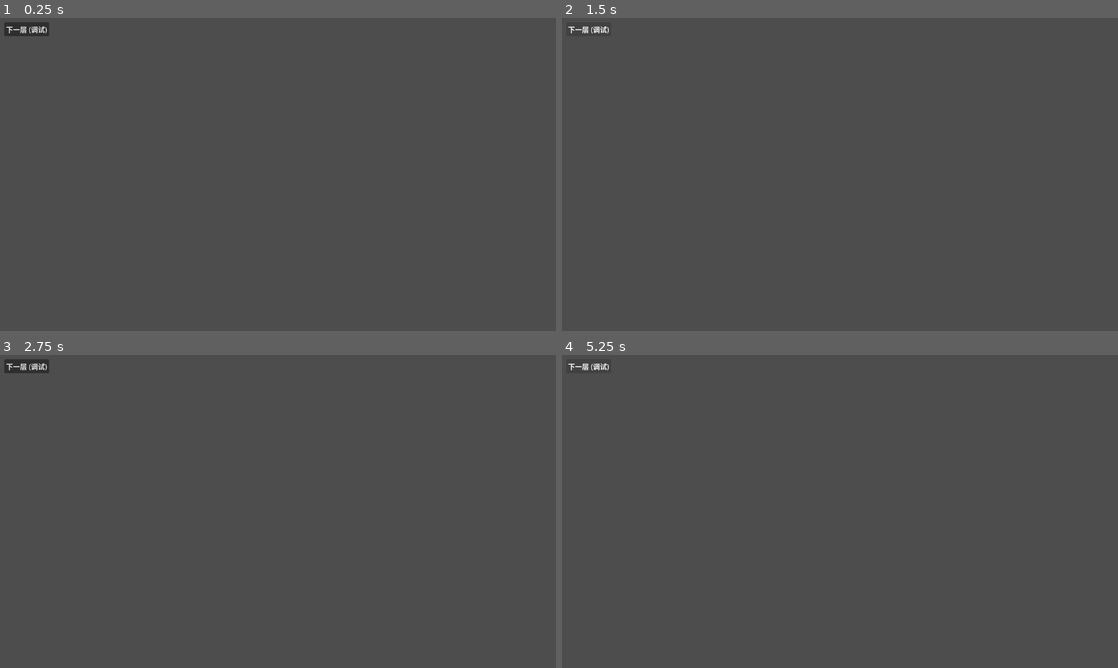
Above: before the commit, frames 1-4 (two rows, left to right).
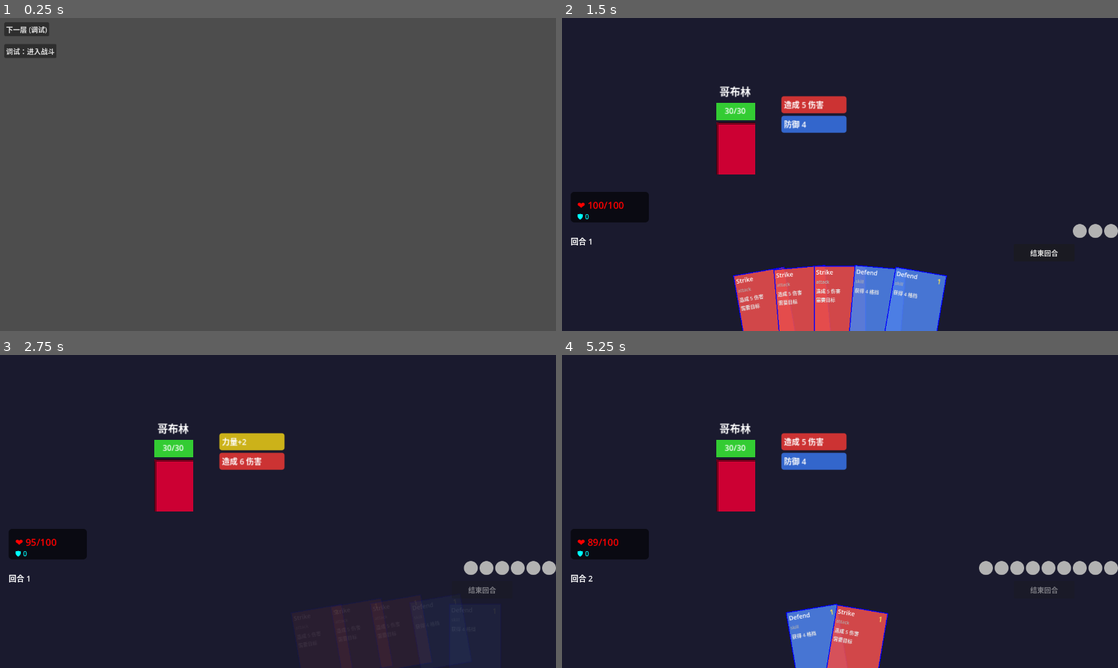
Above: after the commit, the same moments.

Repository: FiveMarksCoding/CardGame
Game: Godot game, scene res://scenes/Main.tscn
Two runs of this game, one before a commit and one after it. Both use one fixed random seed, a clock stepped at 60 frames per second and the inputs below.
Inputs (mouse positions are in pixels of both pictures, inside the frame that each line leads up to):
- Up to frame 1 (0.25 s): no input
- Up to frame 2 (1.5 s): click (589, 52) at 0.5 s, where only the run after the commit has a clickable "调试：进入战斗"; click "下一层 (调试)" at 1.25 s
- Up to frame 3 (2.75 s): click (483, 589) at 2 s, where only the run after the commit has a clickable "结束回合"
- Up to frame 4 (5.25 s): click "下一层 (调试)" at 2.75 s; click (589, 389) at 3.5 s, where only the run after the commit has a clickable "调试：进入战斗"; click (1045, 589) at 4.25 s, where only the run after the commit has a clickable "结束回合"; click "下一层 (调试)" at 5 s

The runs differ from the first frame. In frame 1, 0.4% of the frame differs, in the area x 0-11%, y 8-13%; in frame 2, 100%, in the area x 0-100%, y 0-100%; in frame 3, 100%; in frame 4, 100%.

Commit message:
1011重构02：CardLib

Diff:
--- a/card-game/project.godot
+++ b/card-game/project.godot
@@ -17,10 +17,10 @@
 
 [autoload]
 
+CardLib="*uid://3bdneqyjgtag"
 GameState="*uid://btn4v3v6swnjn"
 GlobalSignals="*uid://4jgsbv8dypfl"
 MapManager="*uid://ddfodmyhrrikg"
-CardLib="*uid://3bdneqyjgtag"
 
 [display]
 
--- /dev/null
+++ b/card-game/resources/cards/defend.tres
@@ -0,0 +1,14 @@
+[gd_resource type="Resource" script_class="CardData" format=3 uid="uid://bbu4fqhsr8fcr"]
+
+[ext_resource type="Script" uid="uid://d5w23iqpyp4q" path="res://scripts/data/CardData.gd" id="1_sf5wv"]
+
+[resource]
+script = ExtResource("1_sf5wv")
+id = "defend"
+card_name = "Defend"
+cost = 1
+card_type = "skill"
+block = 4
+description = "Gain 4 blocks"
+energy_re = [["neutral"]]
+metadata/_custom_type_script = "uid://d5w23iqpyp4q"
--- /dev/null
+++ b/card-game/resources/cards/iron_wave.tres
@@ -0,0 +1,15 @@
+[gd_resource type="Resource" script_class="CardData" format=3 uid="uid://bfnhye166ihkr"]
+
+[ext_resource type="Script" uid="uid://d5w23iqpyp4q" path="res://scripts/data/CardData.gd" id="1_h7w23"]
+
+[resource]
+script = ExtResource("1_h7w23")
+id = "iron_wave"
+card_name = "Iron_wave"
+cost = 1
+damage = 5
+block = 4
+needs_target = true
+description = "Damage 5.Gain 4 blocks"
+energy_re = [["blue", "red"]]
+metadata/_custom_type_script = "uid://d5w23iqpyp4q"
--- /dev/null
+++ b/card-game/resources/cards/strike_n.tres
@@ -0,0 +1,14 @@
+[gd_resource type="Resource" script_class="CardData" format=3 uid="uid://m7kmvneqqe28"]
+
+[ext_resource type="Script" uid="uid://d5w23iqpyp4q" path="res://scripts/data/CardData.gd" id="1_mo746"]
+
+[resource]
+script = ExtResource("1_mo746")
+id = "strike_n"
+card_name = "Strike"
+cost = 1
+damage = 5
+needs_target = true
+description = "Damage 5."
+energy_re = [["neutral"]]
+metadata/_custom_type_script = "uid://d5w23iqpyp4q"
--- a/card-game/scripts/autoload/GameState.gd
+++ b/card-game/scripts/autoload/GameState.gd
@@ -1,36 +1,29 @@
 extends Node
 
-var player_deck: Array=[];      # 玩家当前牌组
-var gold: int=0;                # 金币
-var relics: Array=[];           # 遗物（后续）
-var current_layer: int=1;       # 当前大层
+var player_deck: Array[CardData]=[];
+var gold: int=0;
+var relics: Array=[];
+var current_layer: int=1;
 
 func _ready():
-	print("GameState 已加载");
-func create_new_deck() -> Array[CardData]:
-	var deck: Array[CardData] = []
-	deck.append(CardData.new("strike", "打击", 1, "attack", 5, 0, true, "", "blue", [ ["blue", "neutral"]]))
-	deck.append(CardData.new("defend", "防御", 1, "skill", 0, 4, false, "", "neutral", [["neutral"]]))
-	deck.append(CardData.new("strike", "打击", 1, "attack", 5, 0, true, "", "neutral", [["neutral"]]))
-	deck.append(CardData.new("strike", "铁斩波", 1, "attack", 6, 6, true, "", "neutral", [["neutral"], ["neutral"]]))
-	deck.append(CardData.new("defend", "防御", 1, "skill", 0, 4, false, "", "neutral", [["neutral"]]))
-	deck.append(CardData.new("strike", "打击", 1, "attack", 5, 0, true, "", "blue", [["blue", "neutral"]]))
+	player_deck=create_new_deck();
+	gold=99;
+	print("GameState 已加载，卡组共 %d 张" % player_deck.size());
+func create_new_deck() -> Array:
+	# 初始牌组：只写 ID，属性从 CardLib 读
+	var starter_ids=[
+		"strike_n",
+		"strike_n",
+		"strike_n",
+		"defend",
+		"defend",
+		"iron_wave",
+	];
+	var deck: Array[CardData]=[];
+	for id in starter_ids:
+		var card=CardLib.get_card(id);
+		if card==null:
+			print("GameState：未找到卡牌 ", id);
+			continue
+		deck.append(card);
 	return deck;
-func add_new_card (card: CardData) -> void:
-	player_deck.append(card);
-func remove_card (index :int) -> bool:
-	if index >= 0 && index < player_deck.size():
-		player_deck.remove_at(index);
-		return 1;
-	else:
-		return 0;
-func add_gold (amount: int) -> void:
-	gold += amount;
-func spend_gold (amount: int) -> void:
-	gold -= amount;
-	gold = max(gold,0);
-func is_spend (amount: int) -> bool: #is_spending_legal
-	if amount <= gold:
-		return 1;
-	else:
-		return 0;
--- a/card-game/scripts/battle/BattleManager.gd
+++ b/card-game/scripts/battle/BattleManager.gd
@@ -266,3 +266,6 @@
 func _on_reward_completed ():
 	GlobalSignals.instance.battle_victory.emit();
 	_cleanup_battle();
+func _cleanup_battle():
+	# 临时占位：先只打印，不切换场景
+	print("_cleanup_battle 被调用");
--- a/card-game/scripts/cardpool/CardPool.gd
+++ /dev/null
@@ -1,38 +0,0 @@
-extends RefCounted;
-class_name CardPool;
-
-static var _card_ids: Array[String]=[];
-
-# 初始化卡池（只执行一次）
-static func initialize():
-	if not _card_ids.is_empty():
-		return  # 已经初始化过了
-
-	# 测试用牌：12 张，包含不同颜色和费用需求
-	_card_ids = [
-		# 红色攻击牌
-		"strike_red",
-		"strike_red_2",
-		"heavy_strike",
-		# 蓝色攻击牌
-		"strike_blue",
-		"strike_blue_2",
-		# 绿色攻击牌
-		"strike_red",
-		# 红色防御牌
-		"defend_red",
-		# 蓝色防御牌
-		"defend_blue",
-		# 特殊牌
-		"double_strike",
-		"shield_bash",
-		"quick_strike",
-		"power_strike",
-	]
-
-# 获取随机 N 张卡牌
-static func get_random_cards(count: int) -> Array[String]:
-	initialize();
-	var shuffled=_card_ids.duplicate();
-	shuffled.shuffle();
-	return shuffled.slice(0,count);
--- a/card-game/scripts/core/Main.gd
+++ b/card-game/scripts/core/Main.gd
@@ -1,5 +1,16 @@
-extends Control
-
-func _ready ():
+extends Control;
+func _ready():
+	# 原逻辑保留
 	var map=load("res://scenes/screens/MapScreen.tscn").instantiate();
 	add_child(map);
+
+	# --- 临时调试按钮：直接开战斗 ---
+	var dbg = Button.new()
+	dbg.text = "调试：进入战斗"
+	dbg.position = Vector2(10, 60)
+	dbg.pressed.connect(_on_debug_battle)
+	add_child(dbg)
+
+func _on_debug_battle():
+	var battle=load("res://scenes/battle/Battle.tscn").instantiate();
+	get_tree().root.add_child(battle);
--- a/card-game/scripts/data/CardData.gd
+++ b/card-game/scripts/data/CardData.gd
@@ -11,28 +11,3 @@
 @export var description: String="";
 @export var card_color: String="neutral"  # "neutral", "red", "blue", "green", "purple", "yellow"
 @export var energy_re: Array=[];
-
-## Temp
-# 兼容旧的构造方式，CardLibrary 建好后会移除
-func _init(
-	p_id: String = "",
-	p_name: String = "",
-	p_cost: int = 0,
-	p_type: String = "attack",
-	p_damage: int = 0,
-	p_block: int = 0,
-	p_needs_target: bool = false,
-	p_desc: String = "",
-	p_color: String = "neutral",
-	p_re: Array = []
-):
-	id = p_id
-	card_name = p_name
-	cost = p_cost
-	card_type = p_type
-	damage = p_damage
-	block = p_block
-	needs_target = p_needs_target
-	description = p_desc
-	card_color = p_color
-	energy_re = p_re
--- a/card-game/scripts/data/CardLib.gd
+++ b/card-game/scripts/data/CardLib.gd
@@ -5,25 +5,25 @@
 
 func _ready():
 	_load_all_cards();
-func _load_all_cards ():
+func _load_all_cards():
 	_cards.clear();
 	var dir=DirAccess.open(CARDS_DIR);
 	if dir==null:
-		print("CardLibrary：未找到卡牌目录 ", CARDS_DIR);
-		return ;
+		print("CardLib: 未找到卡牌目录 ", CARDS_DIR);
+		return;
 	dir.list_dir_begin();
 	var file_name=dir.get_next();
-	while (file_name!=""):
-		if (!dir.current_is_dir) && (file_name.ends_with(".tres")):
+	while file_name!="":
+		if (!dir.current_is_dir()) && (file_name.ends_with(".tres")):
 			var full_path=CARDS_DIR+file_name;
 			var card=load(full_path) as CardData;
 			if (card!=null) && (card.id!=""):
 				_cards[card.id]=card;
 			else:
-				print("CardLib: 卡牌文件无效");
+				print("CardLib: 卡牌文件无效 ", file_name);
 		file_name=dir.get_next();
 	dir.list_dir_end();
-	print("CardLib:已加载 %d 张牌"%_cards.size());
+	print("CardLib: 已加载 %d 张牌"%_cards.size());
 # 对外接口
 func get_card (id: String):
 	return _cards.get(id,null);
--- a/card-game/scripts/reward/BattleRewardUI.gd
+++ b/card-game/scripts/reward/BattleRewardUI.gd
@@ -271,16 +271,5 @@
 		tween.tween_callback(node.queue_free)
 	else:
 		tween.tween_callback(func(): node.modulate = Color(1, 1, 1, 0))
-# 临时
 func _get_card_data_by_id(id: String) -> CardData:
-	for card in GameState.player_deck:
-		if card.id == id:
-			return card
-	var temp_data = CardData.new()
-	temp_data.id = id
-	temp_data.card_name = id.replace("_", " ").capitalize()
-	temp_data.card_type = "attack" if id.contains("strike") else "skill"
-	temp_data.damage = 5
-	temp_data.block = 0
-	temp_data.needs_target = true
-	return temp_data
+	return CardLib.get_card(id)
--- a/card-game/scripts/reward/RewardGenerator.gd
+++ b/card-game/scripts/reward/RewardGenerator.gd
@@ -8,7 +8,7 @@
 	# 普通战斗 1 组三选一，精英战斗 2 组
 	var group_count=1 if battle_type!="elite"  else 2;
 	for g in range(group_count):
-		var ids=CardPool.get_random_cards(3);  # 三选一
+		var ids=CardLib.get_random_cards(3);  # 三选一
 		for i in ids:
 			rewards.append(RewardData.create_card(i));
 	# 金币奖励
Not shown, removed: card-game/scripts/cardpool/CardPool.gd.uid
Not shown, added: card-game/scenes/battle/Battle.tscn4553401981.tmp
